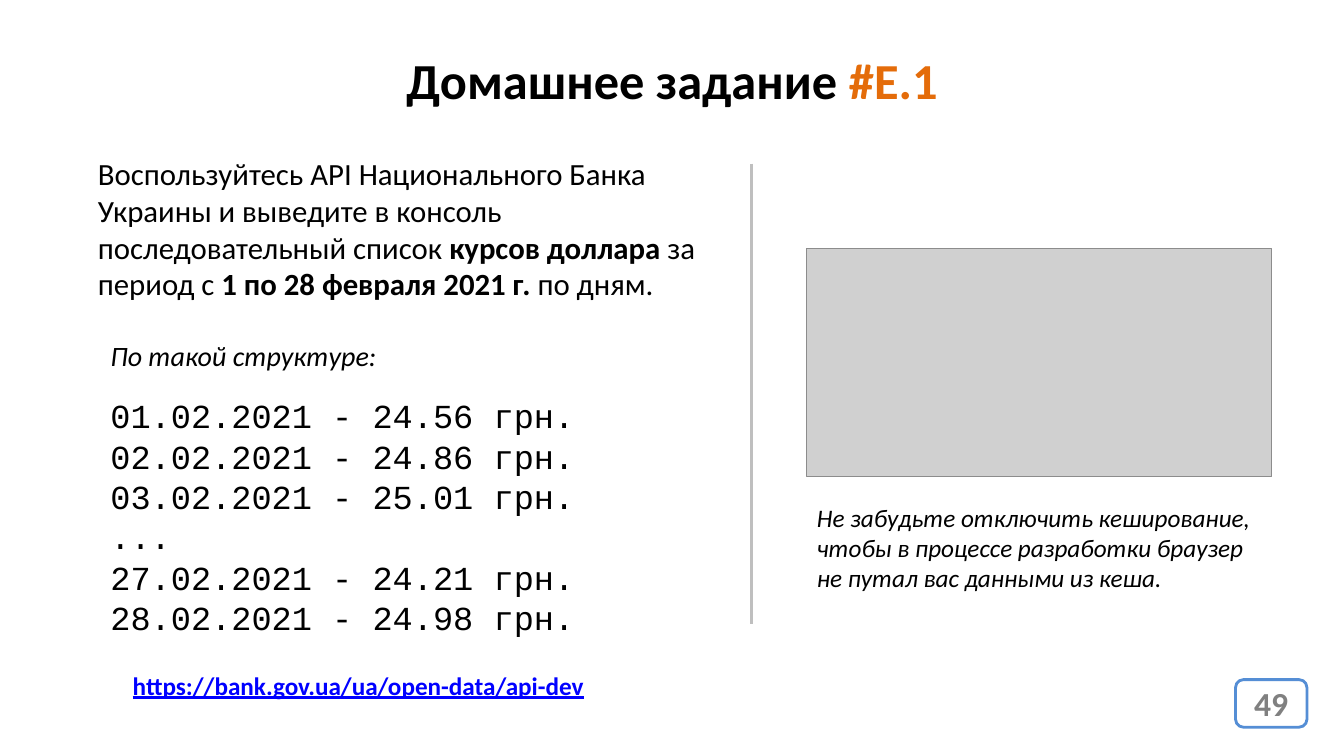
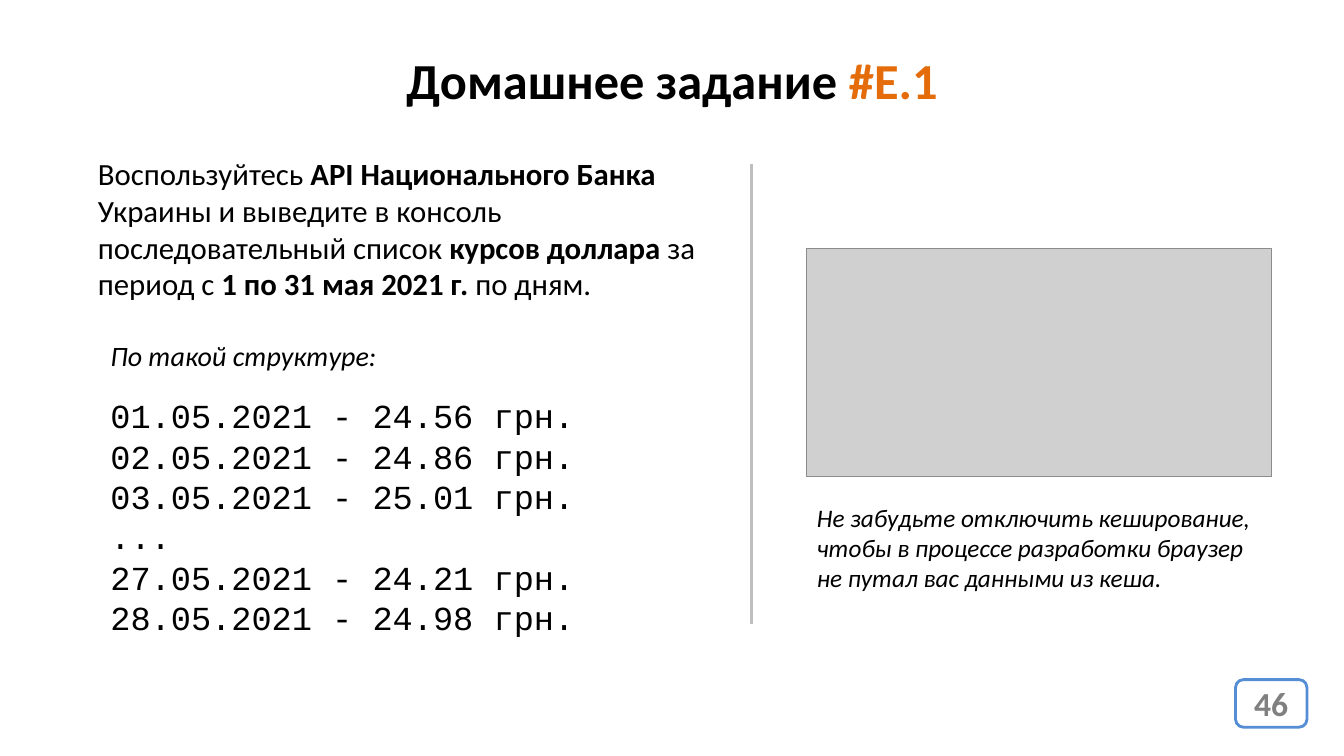
Before and after one commit to js-12-ort-dnipro/lesson05, a slide deck: slide 46 of lesson05.pptx (slide 49 before the commit). Drawn at 1344x756 pixels with LibreOffice and Linux fonts; fonts in the diff are those of the drawing; grey boxes stand for pictures. Boxes give left, top, right and bottom in pixels: in the first picture for what was removed or moved away, otherwise in the second. Text is boxed around its words. In the diff, an @@ line names an element or a change of style, - is before the commit and + after.

```diff
--- a/lesson05.pptx
+++ b/lesson05.pptx
@@ text at <box>98,164,695,300</box>: text changed @@
-Воспользуйтесь API Национального Банка Украины и выведите в консоль последовательный список курсов доллара за период с 1 по 28 февраля 2021 г. по дням.
+Воспользуйтесь API Национального Банка Украины и выведите в консоль последовательный список курсов доллара за период с 1 по 31 мая 2021 г. по дням.
@@ text at <box>110,405,575,516</box>: text changed @@
-01.02.2021 - 24.56 грн.
-02.02.2021 - 24.86 грн.
-03.02.2021 - 25.01 грн.
+01.05.2021 - 24.56 грн.
+02.05.2021 - 24.86 грн.
+03.05.2021 - 25.01 грн.
@@ text at <box>110,567,575,637</box>: text changed @@
-27.02.2021 - 24.21 грн.
-28.02.2021 - 24.98 грн.
+27.05.2021 - 24.21 грн.
+28.05.2021 - 24.98 грн.
@@ text removed at <box>133,677,584,700</box> @@
-https://bank.gov.ua/ua/open-data/api-dev
@@ page number at <box>1254,693,1288,716</box>: text changed @@
-49
+46
```
Also in this commit, not shown: 3 slides removed, 1 other file.
